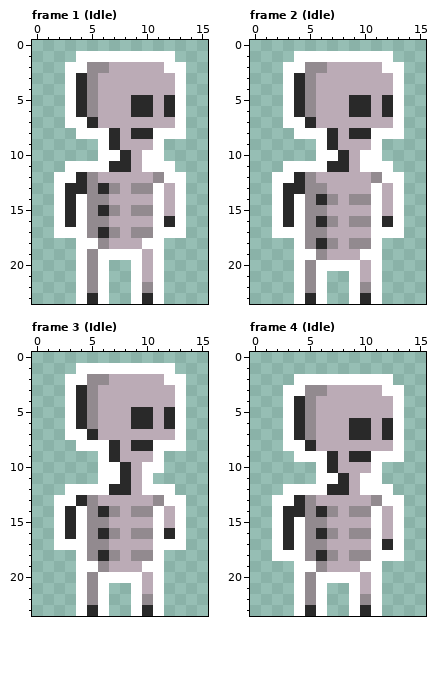
One commit to this pixel-art file: Assets/Sprites/skeleton.aseprite. The first picture shows the starting point.
16x24 pixels, 9 frames. Shown: frame 1 (Idle), frame 2 (Idle), frame 3 (Idle), frame 4 (Idle). The commit also changed other frames, which this record leaves out.
New version:
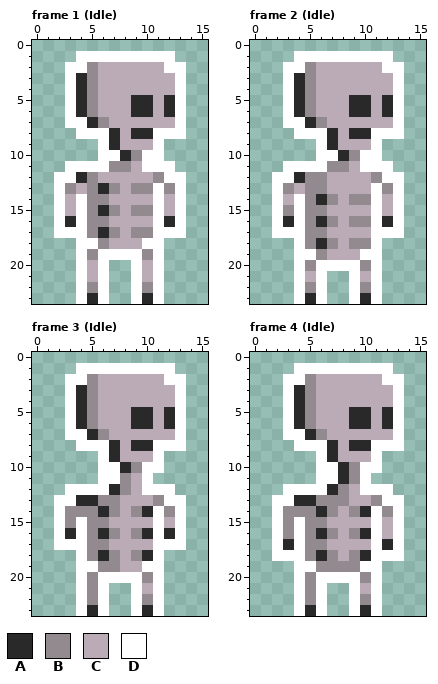
Palette (. is transparent): A #292929  B #928a8f  C #bbabb6  D #ffffff
Diff:
{"where": "frame 1 (Idle), layer \"Skely\""}
{"frame":1,"y":2,"x":6,"old":"B","new":"C"}
{"frame":1,"y":7,"x":6,"old":"C","new":"B"}
{"frame":1,"y":10,"x":9,"old":"C","new":"B"}
{"frame":1,"y":11,"x":7,"old":"AA","new":"BB"}
{"frame":1,"y":13,"x":3,"old":"AA","new":"BC"}
{"frame":1,"y":13,"x":12,"old":"C","new":"B"}
{"frame":1,"y":14,"x":3,"old":"A","new":"C"}
{"frame":1,"y":15,"x":3,"old":"A","new":"C"}
{"frame":1,"y":19,"x":10,"old":"C","new":"B"}
{"frame":1,"y":20,"x":5,"old":"B","new":"C"}
{"frame":1,"y":21,"x":5,"old":"B","new":"C"}
{"where": "frame 2 (Idle), layer \"Skely\""}
{"frame":2,"y":2,"x":6,"old":"B","new":"C"}
{"frame":2,"y":7,"x":6,"old":"C","new":"B"}
{"frame":2,"y":10,"x":9,"old":"C","new":"B"}
{"frame":2,"y":11,"x":7,"old":"AA","new":"BB"}
{"frame":2,"y":12,"x":6,"old":"C","new":"B"}
{"frame":2,"y":13,"x":3,"old":"AA","new":"BC"}
{"frame":2,"y":13,"x":12,"old":"C","new":"B"}
{"frame":2,"y":14,"x":3,"old":"A","new":"C"}
{"frame":2,"y":15,"x":3,"old":"A","new":"B"}
{"frame":2,"y":20,"x":10,"old":"C","new":"B"}
{"frame":2,"y":21,"x":5,"old":"B","new":"C"}
{"where": "frame 3 (Idle), layer \"Skely\""}
{"frame":3,"y":2,"x":6,"old":"B","new":"C"}
{"frame":3,"y":7,"x":6,"old":"C","new":"B"}
{"frame":3,"y":10,"x":9,"old":"C","new":"B"}
{"frame":3,"y":11,"x":8,"old":"A","new":"B"}
{"frame":3,"y":12,"x":8,"old":"A","new":"B"}
{"frame":3,"y":13,"x":5,"old":"BCC","new":"ABB"}
{"frame":3,"y":14,"x":3,"old":"AD","new":"BB"}
{"frame":3,"y":14,"x":10,"old":"B","new":"A"}
{"frame":3,"y":14,"x":12,"old":"C","new":"B"}
{"frame":3,"y":15,"x":3,"old":"A","new":"B"}
{"frame":3,"y":16,"x":10,"old":"B","new":"A"}
{"frame":3,"y":18,"x":10,"old":"B","new":"A"}
{"frame":3,"y":19,"x":7,"old":"C","new":"B"}
{"frame":3,"y":20,"x":10,"old":"C","new":"B"}
{"where": "frame 4 (Idle), layer \"Skely\""}
{"frame":4,"y":1,"x":4,"old":".........","new":"DDDDDDDDD"}
{"frame":4,"y":2,"x":3,"old":".","new":"D"}
{"frame":4,"y":2,"x":5,"old":"DDDDDDD","new":"BCCCCCC"}
{"frame":4,"y":2,"x":13,"old":".","new":"D"}
{"frame":4,"y":3,"x":4,"old":"D","new":"A"}
{"frame":4,"y":3,"x":6,"old":"B","new":"C"}
{"frame":4,"y":3,"x":12,"old":"D","new":"C"}
{"frame":4,"y":5,"x":9,"old":"CC","new":"AA"}
{"frame":4,"y":5,"x":12,"old":"C","new":"A"}
{"frame":4,"y":7,"x":4,"old":"ABC","new":"DAB"}
{"frame":4,"y":7,"x":9,"old":"AA","new":"CC"}
{"frame":4,"y":7,"x":12,"old":"A","new":"C"}
{"frame":4,"y":8,"x":3,"old":"D","new":"."}
{"frame":4,"y":8,"x":5,"old":"ACC","new":"DDA"}
{"frame":4,"y":8,"x":9,"old":"CCCC","new":"AADD"}
{"frame":4,"y":9,"x":4,"old":"DD","new":".."}
{"frame":4,"y":9,"x":9,"old":"AA","new":"CC"}
{"frame":4,"y":9,"x":12,"old":"DD","new":".."}
{"frame":4,"y":10,"x":7,"old":"ACCC","new":"DABD"}
{"frame":4,"y":11,"x":9,"old":"C","new":"B"}
{"frame":4,"y":11,"x":11,"old":"D","new":"."}
{"frame":4,"y":12,"x":8,"old":"A","new":"B"}
{"frame":4,"y":13,"x":5,"old":"BCCC","new":"ABBB"}
{"frame":4,"y":14,"x":3,"old":"AA","new":"BB"}
{"frame":4,"y":14,"x":10,"old":"B","new":"A"}
{"frame":4,"y":14,"x":12,"old":"C","new":"B"}
{"frame":4,"y":15,"x":3,"old":"A","new":"B"}
{"frame":4,"y":16,"x":3,"old":"A","new":"B"}
{"frame":4,"y":16,"x":10,"old":"B","new":"A"}
{"frame":4,"y":18,"x":10,"old":"B","new":"A"}
{"frame":4,"y":19,"x":7,"old":"CCC","new":"BBB"}
{"frame":4,"y":20,"x":10,"old":"C","new":"B"}
